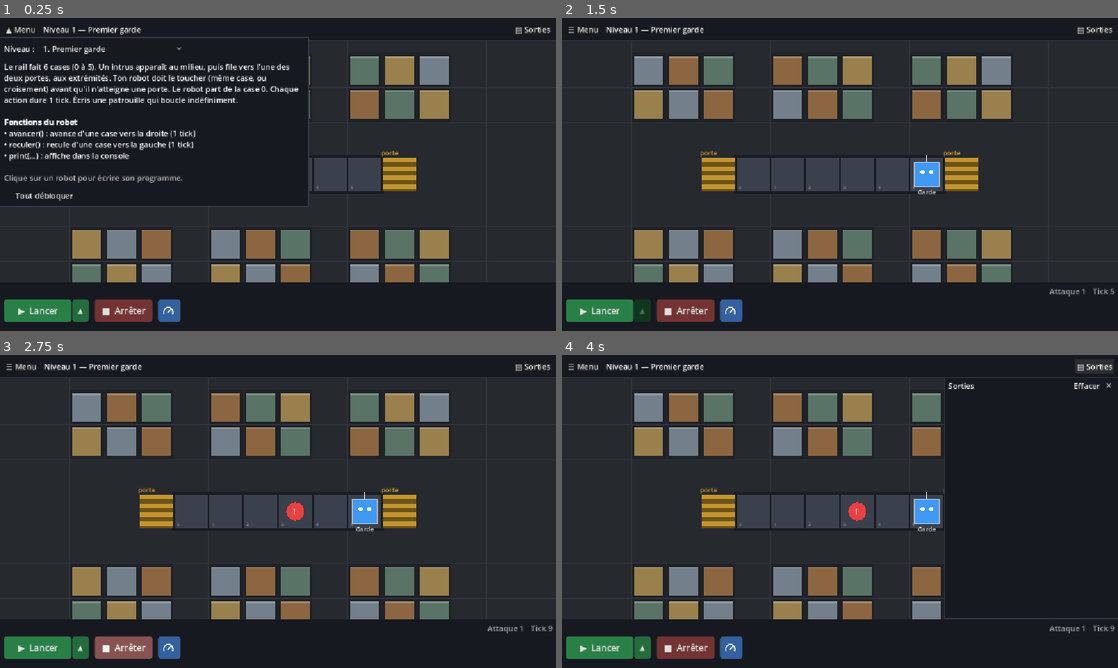
Above: before the commit, frames 1-4 (two rows, left to right).
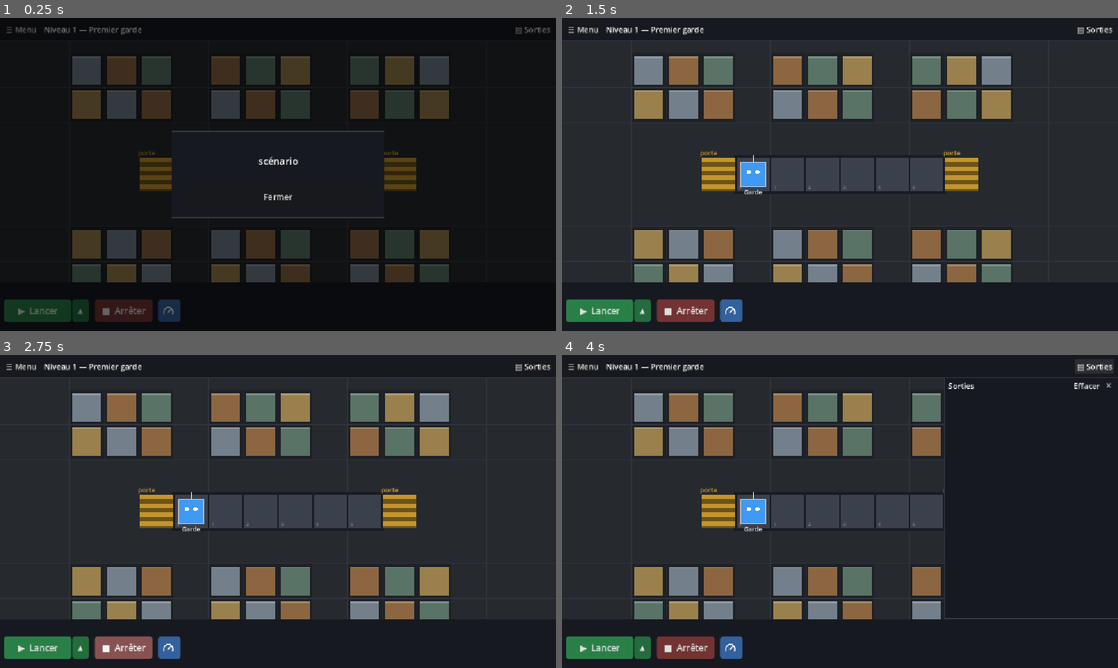
Above: after the commit, the same moments.

Repository: YohanPoirier/jeu_securite
Game: Godot game, scene res://main.tscn
The game is run twice, just before and just after one commit, with the same random seed, the same clock (stepped at 60 frames per second) and the same inputs.
Inputs (mouse positions are in pixels of both pictures, inside the frame that each line leads up to):
- Up to frame 1 (0.25 s): no input
- Up to frame 2 (1.5 s): click "▶ Lancer" at 0.5 s; click (840, 196) at 1.25 s, where only the run after the commit has a clickable "Fermer"
- Up to frame 3 (2.75 s): click "■ Arrêter" at 2 s
- Up to frame 4 (4 s): click "▲" at 2.75 s; click "▤ Sorties" at 3.5 s

The runs differ from the first frame. In frame 1, 53% of the frame differs, in the area x 0-100%, y 2-98%; in frame 2, 1.2%; in frame 3, 1.1%; in frame 4, 1.1%.

Commit message:
Fenêtre centrale (scénario, menu, aide, menu principal) ; message de rejeu reformulé
Co-Authored-By: Claude Sonnet 5.5 <noreply@anthropic.com>
Claude-Session: https://claude.ai/code/session_01Qn8oNbxsrQNPS2EWgssgFJ

Diff:
--- a/scripts/main.gd
+++ b/scripts/main.gd
@@ -1,7 +1,8 @@
 extends Control
 ## Interface épurée : l'entrepôt en plein écran et des zones opaques par-dessus.
-##   - en haut : une barre fine (nom du niveau, bouton « Sorties ») et un menu déroulant
-##     (niveau, scénario) ; il se déroule tout seul au début d'un niveau ;
+##   - en haut : une barre fine (bouton Menu, nom du niveau, bouton « Sorties ») ;
+##   - au centre, par-dessus : un message à fermer (scénario au début du niveau) ou le menu
+##     (recommencer, aide, retour au menu principal) ;
 ##   - en bas : lancement du code (Lancer + choix de l'attaque, Arrêter, vitesse) et résultat ;
 ##   - à gauche, collé au bord : l'éditeur du robot sur lequel on a cliqué (un éditeur par robot) ;
 ##   - à droite, collé au bord : les sorties (print, erreurs), toujours avec le nom du robot.
@@ -18,7 +19,7 @@
 const REPLAY_COLOR := Color(1.0, 0.82, 0.45)
 const EDITOR_W := 520
 const OUT_W := 360
-const MENU_W := 640
+const MODAL_W := 440
 const PANEL_BG := Color(0.09, 0.10, 0.13)
 const BORDER := Color(0.20, 0.22, 0.27)
 
@@ -41,11 +42,11 @@
 
 var view
 var menu_btn: Button
+var modal: Control
+var modal_box: VBoxContainer
+var modal_kind := ""  # "" (fermé), scenario, menu, aide, principal
+var unlock_all := false
 var title_label: Label
-var menu_panel: PanelContainer
-var menu_text: RichTextLabel
-var level_select: OptionButton
-var unlock_all: CheckBox
 var btn_run: Button
 var btn_stop: Button
 var speed_btn: MenuButton
@@ -136,7 +137,7 @@
 	_build_output_panel()
 	_build_bottom_bar()
 	_build_menu()
-	_refresh_level_items()
+	_build_modal()
 
 
 func _build_menu() -> void:
@@ -149,7 +150,8 @@
 	th.add_theme_constant_override("separation", 12)
 	top.add_child(th)
 	menu_btn = Button.new()
-	menu_btn.pressed.connect(func(): _set_menu(not menu_panel.visible))
+	menu_btn.text = "☰ Menu"
+	menu_btn.pressed.connect(func(): _show_modal("menu"))
 	th.add_child(menu_btn)
 	title_label = Label.new()
 	title_label.add_theme_font_size_override("font_size", 16)
@@ -160,34 +162,6 @@
 	out_btn.tooltip_text = "Affiche ou masque les sorties des programmes (print et erreurs)"
 	out_btn.pressed.connect(func(): _set_out(not out_panel.visible))
 	th.add_child(out_btn)
-
-	# menu déroulant, sous la barre, à gauche
-	menu_panel = _panel()
-	menu_panel.set_anchors_preset(Control.PRESET_TOP_LEFT)
-	menu_panel.offset_top = TOP_H
-	menu_panel.custom_minimum_size = Vector2(MENU_W, 0)
-	menu_panel.visible = false
-	add_child(menu_panel)
-	var mv := VBoxContainer.new()
-	mv.add_theme_constant_override("separation", 10)
-	menu_panel.add_child(mv)
-	var row := HBoxContainer.new()
-	row.add_theme_constant_override("separation", 10)
-	mv.add_child(row)
-	row.add_child(_label("Niveau :"))
-	level_select = OptionButton.new()
-	level_select.custom_minimum_size = Vector2(300, 0)
-	level_select.item_selected.connect(func(i): _select_level(i))
-	row.add_child(level_select)
-	menu_text = RichTextLabel.new()
-	menu_text.bbcode_enabled = true
-	menu_text.fit_content = true
-	menu_text.scroll_active = false
-	mv.add_child(menu_text)
-	unlock_all = CheckBox.new()
-	unlock_all.text = "Tout débloquer"
-	unlock_all.toggled.connect(func(_b): _refresh_level_items())
-	mv.add_child(unlock_all)
 
 
 ## Donne à un bouton un fond plein de couleur, à angles arrondis.
@@ -332,11 +306,15 @@
 			pm.set_item_checked(i, pm.get_item_id(i) == attack_choice + 1)
 
 
+func _replay_msg(n: int) -> String:
+	return "↻ Rejeu de l'attaque %d — simple essai pour déboguer : cette partie ne valide pas le niveau." % n
+
+
 func _on_attack_chosen(id: int) -> void:
 	attack_choice = id - 1
 	_rebuild_attack_menu()
 	if attack_choice >= 0:
-		_set_status("Attaque %d : le niveau ne sera pas validé, c'est juste pour déboguer." % id, REPLAY_COLOR)
+		_set_status(_replay_msg(id), REPLAY_COLOR)
 	else:
 		_set_status("", Color.WHITE)
 
@@ -439,21 +417,126 @@
 	return e
 
 
-func _refresh_level_items() -> void:
-	level_select.clear()
-	for i in levels.size():
-		level_select.add_item("%d. %s" % [i + 1, levels[i].titre])
-		level_select.set_item_disabled(i, i >= unlocked and not unlock_all.button_pressed)
-	level_select.select(cur)
-
-
-# ---------- menu déroulant ----------
-
-func _set_menu(show: bool) -> void:
-	menu_panel.visible = show
-	menu_btn.text = "▲ Menu" if show else "☰ Menu"
-	if show:
-		menu_text.text = _statement_text(levels[cur])
+func _is_unlocked(i: int) -> bool:
+	return unlock_all or i < unlocked
+
+
+# ---------- fenêtre centrale (scénario, menu, aide, menu principal) ----------
+
+func _build_modal() -> void:
+	modal = Control.new()
+	modal.set_anchors_preset(Control.PRESET_FULL_RECT)
+	modal.mouse_filter = Control.MOUSE_FILTER_STOP  # bloque les clics sur le jeu derrière
+	modal.visible = false
+	add_child(modal)
+	var dim := ColorRect.new()
+	dim.set_anchors_preset(Control.PRESET_FULL_RECT)
+	dim.color = Color(0, 0, 0, 0.55)
+	dim.mouse_filter = Control.MOUSE_FILTER_IGNORE
+	modal.add_child(dim)
+	var center := CenterContainer.new()
+	center.set_anchors_preset(Control.PRESET_FULL_RECT)
+	center.mouse_filter = Control.MOUSE_FILTER_IGNORE
+	modal.add_child(center)
+	var panel := _panel()
+	panel.get_theme_stylebox("panel").set_content_margin_all(22)
+	panel.custom_minimum_size = Vector2(MODAL_W, 0)
+	center.add_child(panel)
+	modal_box = VBoxContainer.new()
+	modal_box.add_theme_constant_override("separation", 12)
+	panel.add_child(modal_box)
+
+
+func _modal_button(text: String, cb: Callable) -> Button:
+	var b := Button.new()
+	b.text = text
+	b.custom_minimum_size = Vector2(0, 44)
+	b.add_theme_font_size_override("font_size", 17)
+	b.pressed.connect(cb)
+	return b
+
+
+func _modal_title(text: String, closable: bool) -> void:
+	var row := HBoxContainer.new()
+	modal_box.add_child(row)
+	var t := _label(text)
+	t.add_theme_font_size_override("font_size", 20)
+	t.size_flags_horizontal = Control.SIZE_EXPAND_FILL
+	row.add_child(t)
+	if closable:
+		var x := Button.new()
+		x.text = "✕"
+		x.flat = true
+		x.pressed.connect(_close_modal)
+		row.add_child(x)
+
+
+func _show_modal(kind: String) -> void:
+	modal_kind = kind
+	for c in modal_box.get_children():
+		modal_box.remove_child(c)
+		c.queue_free()
+	match kind:
+		"scenario":
+			var l := _label("scénario")
+			l.add_theme_font_size_override("font_size", 20)
+			l.horizontal_alignment = HORIZONTAL_ALIGNMENT_CENTER
+			l.custom_minimum_size = Vector2(0, 80)
+			l.vertical_alignment = VERTICAL_ALIGNMENT_CENTER
+			modal_box.add_child(l)
+			modal_box.add_child(_modal_button("Fermer", _close_modal))
+		"menu":
+			_modal_title("Menu", true)
+			modal_box.add_child(_modal_button("Recommencer le niveau", _restart_level))
+			modal_box.add_child(_modal_button("Aide", func(): _show_modal("aide")))
+			modal_box.add_child(_modal_button("Retour au menu principal", func(): _show_modal("principal")))
+		"aide":
+			_modal_title("Aide", true)
+			var rt := RichTextLabel.new()
+			rt.bbcode_enabled = true
+			rt.fit_content = true
+			rt.scroll_active = false
+			rt.custom_minimum_size = Vector2(MODAL_W, 0)
+			rt.text = _statement_text(levels[cur])
+			modal_box.add_child(rt)
+			modal_box.add_child(_modal_button("Retour", func(): _show_modal("menu")))
+		"principal":
+			var t := _label("Garde Robot")
+			t.add_theme_font_size_override("font_size", 26)
+			t.horizontal_alignment = HORIZONTAL_ALIGNMENT_CENTER
+			modal_box.add_child(t)
+			for i in levels.size():
+				var b := _modal_button("%d. %s" % [i + 1, levels[i].titre], func(): _select_level(i))
+				b.disabled = not _is_unlocked(i)
+				modal_box.add_child(b)
+			var cb := CheckBox.new()
+			cb.text = "Tout débloquer"
+			cb.button_pressed = unlock_all
+			cb.toggled.connect(func(on): unlock_all = on; _show_modal("principal"))
+			modal_box.add_child(cb)
+	modal.visible = true
+
+
+func _close_modal() -> void:
+	modal_kind = ""
+	modal.visible = false
+
+
+func _restart_level() -> void:
+	_stop()
+	console.clear()
+	out_shown = false
+	out_panel.visible = false
+	attack_choice = -1
+	_rebuild_attack_menu()
+	attack_label.text = ""
+	status_label.text = ""
+	tick_label.text = ""
+	world = World.new(levels[cur], {}, 0)
+	view.world = world
+	view.alpha = 1.0
+	view.queue_redraw()
+	_close_modal()
 
 
 func _statement_text(lv: Dictionary) -> String:
@@ -484,7 +567,6 @@
 	_stop()
 	cur = idx
 	var lv: Dictionary = levels[cur]
-	level_select.select(cur)
 	title_label.text = "Niveau %d — %s" % [cur + 1, lv.titre]
 	# un éditeur par robot
 	for id in editors:
@@ -510,7 +592,7 @@
 	view.alpha = 1.0
 	view.queue_redraw()
 	tick_label.text = ""
-	_set_menu(true)  # le scénario s'affiche au début du niveau
+	_show_modal("scenario")  # le scénario s'affiche au début du niveau
 
 
 # ---------- éditeurs ----------
@@ -525,7 +607,7 @@
 func _open_editor(id: String) -> void:
 	if not editors.has(id):
 		return
-	_set_menu(false)
+	_close_modal()
 	open_robot = id
 	for k in editors:
 		editors[k].visible = (k == id)
@@ -548,7 +630,7 @@
 
 func _on_run() -> void:
 	var lv: Dictionary = levels[cur]
-	_set_menu(false)
+	_close_modal()
 	_save_editors()
 	_save_progress()
 	_clear_marks()
@@ -571,7 +653,7 @@
 	if run_replay:
 		attack = list[attack_choice]  # même numéro = exactement la même attaque
 		number = attack_choice + 1
-		_set_status("Attaque %d : le niveau ne sera pas validé, c'est juste pour déboguer." % number, REPLAY_COLOR)
+		_set_status(_replay_msg(number), REPLAY_COLOR)
 	else:
 		attack = _new_attack_id()
 		list.append(attack)
@@ -609,7 +691,7 @@
 
 
 func _process(delta: float) -> void:
-	if not running or world == null or sim_paused:
+	if not running or world == null or sim_paused or modal_kind != "":
 		return
 	var interval := 1.0 / float(tps)
 	timer += delta
@@ -659,7 +741,6 @@
 				if cur + 1 == unlocked and unlocked < levels.size():
 					unlocked += 1
 					msg += " Niveau %d débloqué." % unlocked
-					_refresh_level_items()
 				_set_status(msg, Color.LIGHT_GREEN)
 				_save_progress()
 		"defaite":
--- a/tests/ui_smoke.gd
+++ b/tests/ui_smoke.gd
@@ -7,13 +7,13 @@
 	await process_frame
 	var fails := 0
 	for i in main.levels.size():
-		main.unlock_all.button_pressed = true
+		main.unlock_all = true
 		main._select_level(i)
 		await process_frame
-		if not main.menu_panel.visible:
-			print("ÉCHEC : le menu avec le scénario devrait se dérouler au début du niveau")
+		if main.modal_kind != "scenario":
+			print("ÉCHEC : la fenêtre de scénario devrait s'afficher au début du niveau")
 			fails += 1
-		main._set_menu(false)
+		main._close_modal()
 		# clic sur un robot -> son éditeur s'ouvre
 		var rid: String = main.levels[i].robots[0].id
 		main._open_editor(rid)
@@ -34,7 +34,7 @@
 	# anciennes attaques : numérotées 1, 2, 3 ; rejouer l'attaque 1 donne la même chose, sans valider
 	main.attacks.clear()
 	main._select_level(1)
-	main._set_menu(false)
+	main._close_modal()
 	main.editors["garde"].text = main.levels[1].solutions["garde"]
 	var traces: Array = []
 	for r in 2:
@@ -57,7 +57,7 @@
 	# un rejeu ne valide pas le niveau
 	main.unlocked = 2
 	main._select_level(1)
-	main._set_menu(false)
+	main._close_modal()
 	main.editors["garde"].text = main.levels[1].solutions["garde"]
 	main._on_run()
 	main._on_attack_chosen(1)
@@ -82,7 +82,7 @@
 		fails += 1
 	# vrai clic de souris sur le robot dans l'entrepôt
 	main._select_level(0)
-	main._set_menu(false)
+	main._close_modal()
 	main._close_editor()
 	await process_frame
 	var lay: Dictionary = main.view._layout()
@@ -97,7 +97,7 @@
 		fails += 1
 	# erreur de syntaxe : l'éditeur du robot fautif s'ouvre et la ligne est signalée
 	main._select_level(0)
-	main._set_menu(false)
+	main._close_modal()
 	main._close_editor()
 	main.editors["garde"].text = "if True:\n    avancer()\n"
 	main._on_run()
@@ -106,4 +106,20 @@
 	if not main.editor_panel.visible or not main.out_panel.visible:
 		print("ÉCHEC : éditeur et sorties devraient s'ouvrir sur une erreur")
 		fails += 1
+	# menu central : recommencer, aide, menu principal
+	for k in ["menu", "aide", "principal", "scenario"]:
+		main._show_modal(k)
+		if not main.modal.visible or main.modal_kind != k:
+			print("ÉCHEC : fenêtre ", k)
+			fails += 1
+	main._show_modal("principal")
+	main._select_level(0)
+	if main.modal_kind != "scenario":
+		fails += 1
+	main._on_run()
+	main._process(0.5)
+	main._restart_level()
+	if main.modal.visible or main.running or main.world.tick_n != 0:
+		print("ÉCHEC : recommencer le niveau")
+		fails += 1
 	quit(fails)
